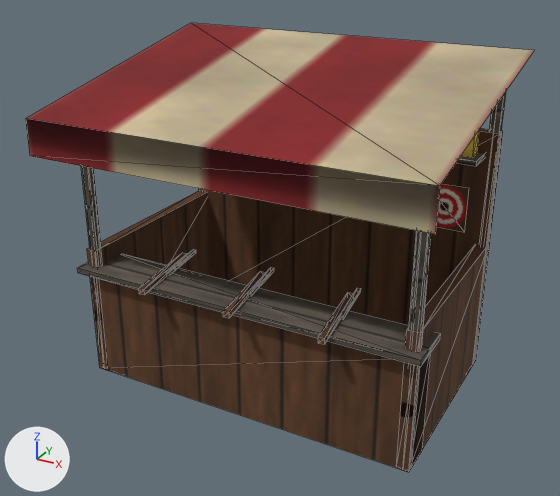
Renders of the OBJ model assets/models/puesto_tiro.obj from each side of a commit.
Camera for both pictures: a camera (50 mm lens) standing at (2.91, -5.46, 3.89) and looking at (0.01, -0.21, 1.26). Every picture has the same lights, and +X, +Y and +Z are marked at lower left. The first picture is the older version. Mesh edges are drawn as thin lines. Where no turn or scale is listed for an object, it has been applied to the vertices.

In view in the first picture: 'puesto_tiro'.
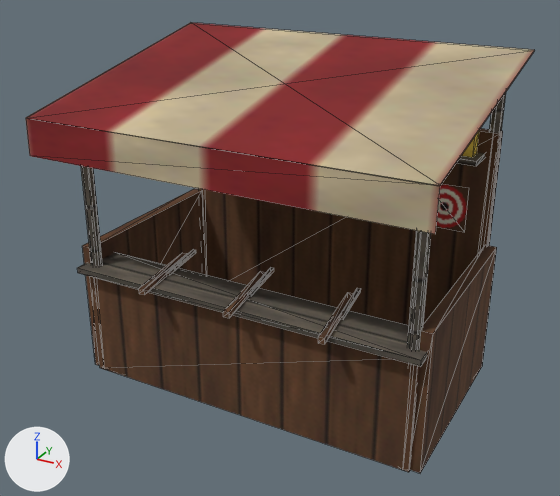
Location of each change, [x1, y1, x2, y2] in pixels of the pictures (560 x 496 px):
'puesto_tiro', reshaped: before [26, 23, 534, 472]; after [26, 23, 534, 473]
part 1 of me_puesto_tiro, added (brown): after [82, 189, 204, 365]
part 2 of me_puesto_tiro, added (brown): after [410, 246, 497, 473]
part 3 of me_puesto_tiro, reshaped: before [26, 118, 490, 471]; after [26, 51, 534, 234]

Diff of the bpy script that builds the scene:
```diff
--- a/assets/models/puesto_tiro.obj.py
+++ b/assets/models/puesto_tiro.obj.py
@@ me_puesto_tiro @@
 # used by ob_puesto_tiro; location = (0.0, 0.0, 0.0)
-me_puesto_tiro.from_pydata(...)  # 294 vertices, 430 faces; spans x -1.65..1.65, y -1.26..1.0, z 0.0..2.85
+me_puesto_tiro.from_pydata(...)  # 304 vertices, 432 faces; spans x -1.65..1.65, y -1.26..1.0, z 0.0..2.85
+# me_puesto_tiro part 1: a new loose piece, a box spanning x -1.58..-1.48, y -0.87..0.83, z 0.0..1.2, in mat_mat_madera (picture img_mat_madera_png)
+# me_puesto_tiro part 2: a new loose piece, a box spanning x 1.48..1.58, y -0.87..0.83, z 0.0..1.2, in mat_mat_madera (picture img_mat_madera_png)
+# me_puesto_tiro part 3
+# 12 vertices are removed from x -1.5..1.5, y -0.9..0.9, z 0.0..1.2
+# 26 faces are deleted
+# 6 vertices are added at (-1.65, 1.0, 2.85), (-1.65, -1.25, 2.4), (-1.65, -1.25, 2.4), (1.65, 1.0, 2.85), (1.65, -1.25, 2.4), (1.65, -1.25, 2.4)
+# 4 new faces join them, mat_mat_toldo (picture img_mat_toldo_png)
 me_puesto_tiro.materials.append(mat_mat_madera)
```
